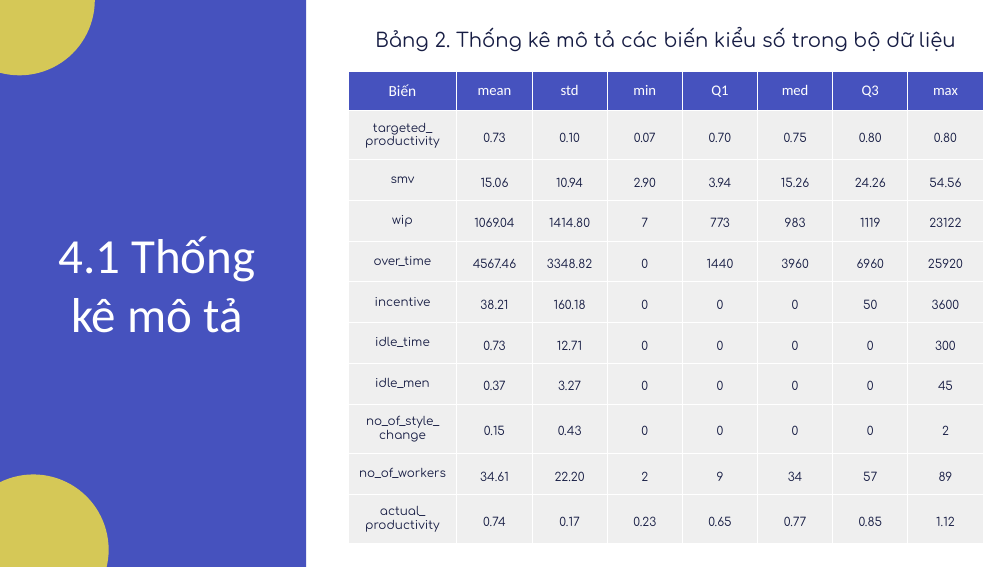
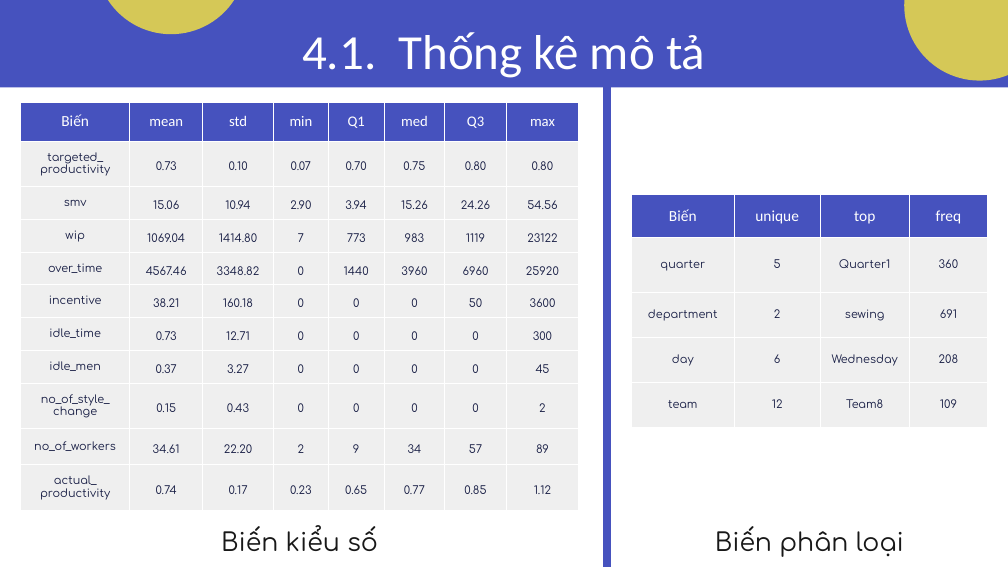
Before and after one commit to Tam1032/Garment-Employee-Productivity, a slide deck: slide 7 of Report/Slide.pptx. Drawn at 1008x567 pixels with LibreOffice and Linux fonts; fonts in the diff are those of the drawing. Boxes give left, top, right and bottom in pixels: in the first picture for what was removed or moved away, otherwise in the second. Text is boxed around its words. In the diff, an @@ line names an element or a change of style, - is before the commit and + after.

Commit message:
Update slide and create pdf

```diff
--- a/Report/Slide.pptx
+++ b/Report/Slide.pptx
@@ rectangle removed at [0, 0, 306, 566] @@
@@ rectangle added at [0, 0, 1008, 88], fill #4652BE @@
@@ title "4.1. Thống kê mô tả" at [302, 32, 705, 78]: vertical alignment middle to top @@
@@ ellipse: place and size @@
-ellipse at [0, 0, 95, 75]
+ellipse at [96, 0, 246, 33]
@@ text removed at [375, 27, 956, 52] @@
-Bảng 2. Thống kê mô tả các biến kiểu số trong bộ dữ liệu
@@ ellipse: place and size @@
-ellipse at [0, 475, 108, 567]
+ellipse at [904, 0, 1008, 81]
@@ title at [302, 32, 705, 78]: text changed @@
-4.1 Thống kê mô tả
+4.1. Thống kê mô tả
@@ line added from (607, 86) to (607, 566), #4652BE 6 pt @@
@@ table at [20, 102, 577, 519] @@
@@ size 8.5 to 8 pt @@
@@ table: place and size @@
-table at [348, 72, 986, 544]
+table at [20, 102, 577, 519]
@@ table added at [631, 195, 987, 427], 5 rows, 4 columns @@
+Biến | unique | top | freq
+quarter | 5 | Quarter1 | 360
+department | 2 | sewing | 691
+day | 6 | Wednesday | 208
+team | 12 | Team8 | 109
@@ text added at [221, 525, 378, 551], 18 pt, text #181818 @@
+Biến kiểu số
@@ text added at [715, 526, 904, 557], 18 pt, text #181818 @@
+Biến phân loại
```
Also in this commit, not shown: 7 other slides changed, 2 slides added, 4 slides removed, 1 other file.
